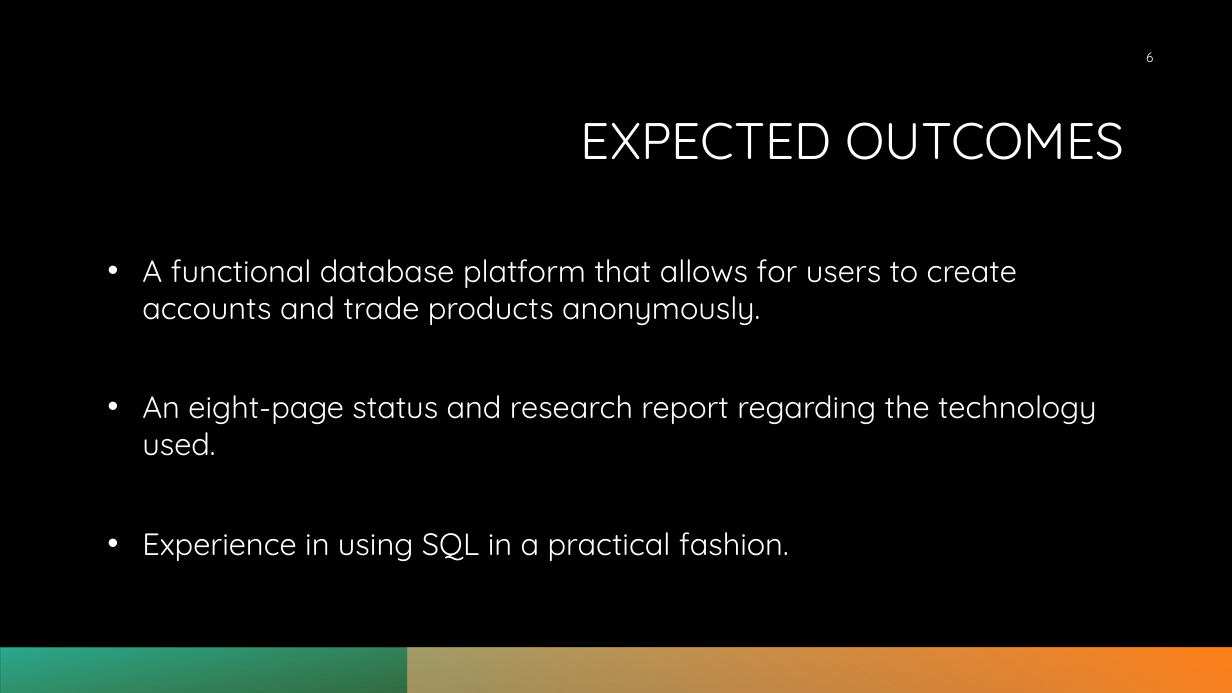
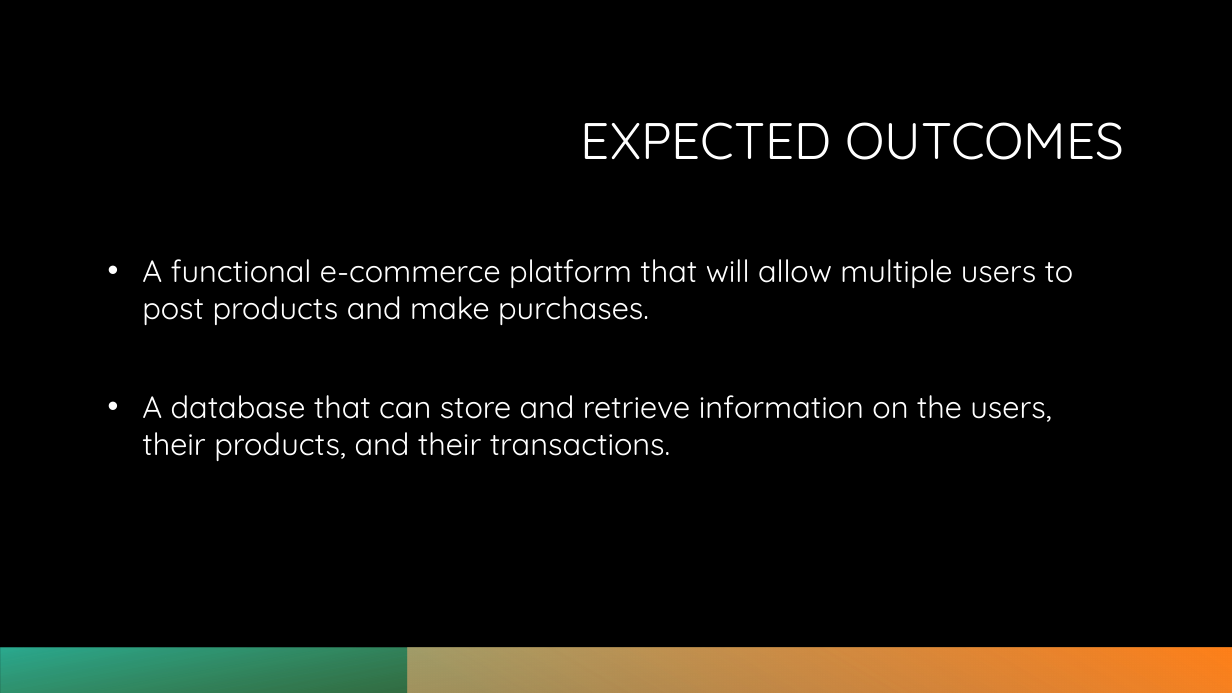
Before and after one commit to cart7982/CaravanSeraiCS360, a slide deck: slide 7 of OpenPlazaCS360Lab/Presentations/OpenPlaza.pptx (slide 6 before the commit). Drawn at 1232x693 pixels with LibreOffice and Linux fonts; fonts in the diff are those of the drawing; background and template pictures are left out. Boxes give left, top, right and bottom in pixels: in the first picture for what was removed or moved away, otherwise in the second. Text is boxed around its words. In the diff, an @@ line names an element or a change of style, - is before the commit and + after.

```diff
--- a/OpenPlazaCS360Lab/Presentations/OpenPlaza.pptx
+++ b/OpenPlazaCS360Lab/Presentations/OpenPlaza.pptx
@@ page number removed at (x1=1146, y1=52, x2=1153, y2=62) @@
-6
@@ text at (x1=142, y1=259, x2=1074, y2=461): text changed @@
-• A functional database platform that allows for users to create accounts and trade products anonymously.
-• An eight-page status and research report regarding the technology used.
-• Experience in using SQL in a practical fashion.
+• A functional e-commerce platform that will allow multiple users to post products and make purchases.
+• A database that can store and retrieve information on the users, their products, and their transactions.
```
Also in this commit, not shown: 3 other slides changed, 1 slide added, 1 slide removed.
